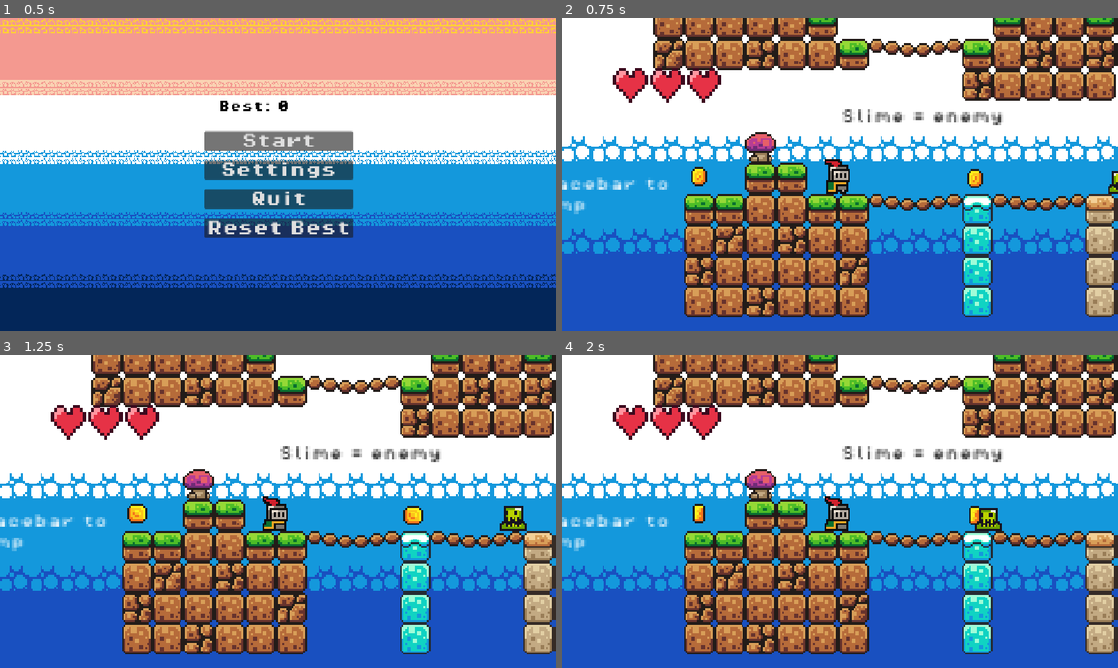
Above: before the commit, frames 1-4 (two rows, left to right).
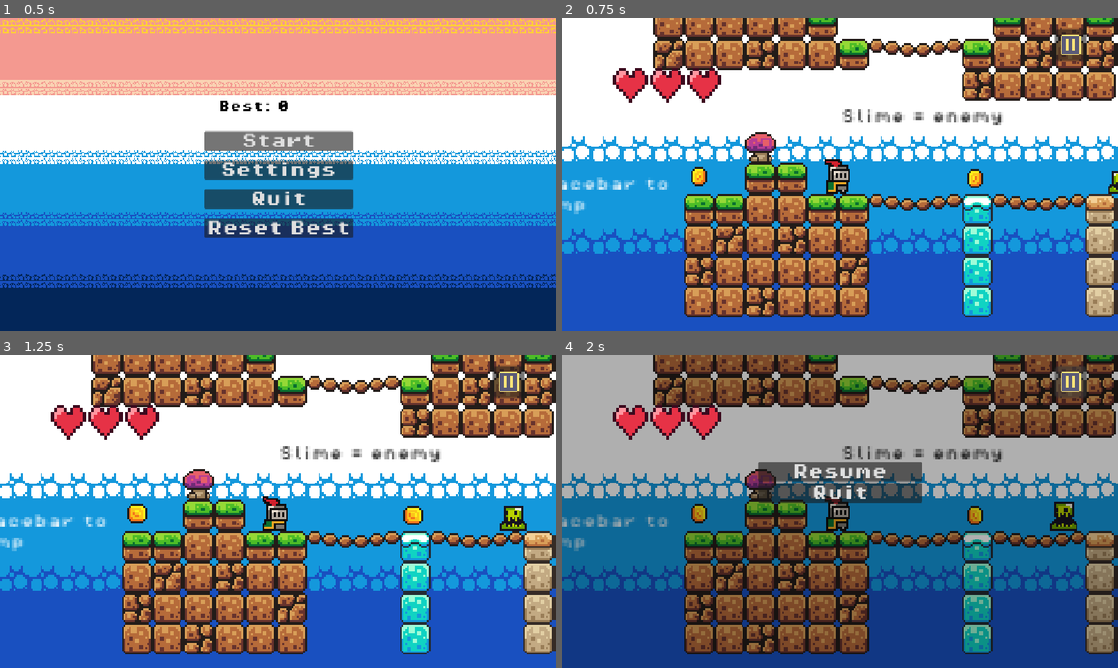
Above: after the commit, the same moments.

Repository: sparklydinosaur310-design/My-cool-game
Game: Godot game, scene res://scenes/menu.tscn
Same seed, same stepped clock (60 frames per second), same inputs: the game is played once before the commit and once after it.
Inputs (mouse positions are in pixels of both pictures, inside the frame that each line leads up to):
- Up to frame 1 (0.5 s): no input
- Up to frame 2 (0.75 s): click "Start" at 0.5 s
- Up to frame 3 (1.25 s): no input
- Up to frame 4 (2 s): click (1067, 383) at 1.27 s

Frame 1 is identical in both runs. In frame 2, 0.5% of the frame differs, in the area x 88-95%, y 3-14%; in frame 3, 0.5%; in frame 4, 90%, in the area x 0-100%, y 0-100%.

Commit message:
made pause button while playing game

Diff:
--- a/my-cool-game/scenes/game.tscn
+++ b/my-cool-game/scenes/game.tscn
@@ -12,6 +12,7 @@
 [ext_resource type="PackedScene" uid="uid://ck8hu4ogp6fxa" path="res://scenes/pause_menu.tscn" id="10_vtaks"]
 [ext_resource type="Script" uid="uid://tl5vr4o6od8l" path="res://scripts/h_box_container.gd" id="11_dinhu"]
 [ext_resource type="Texture2D" uid="uid://dwkxx0cacubkr" path="res://assets/sprites/db84d775-14b7-492f-acfe-3fd3d2432ebd.png" id="11_kvpfn"]
+[ext_resource type="Texture2D" uid="uid://bjvp0tt3ch8b8" path="res://assets/d604594c-d138-49ad-97f1-0b27dfdf9cc4.png" id="13_kvuet"]
 
 [sub_resource type="WorldBoundaryShape2D" id="WorldBoundaryShape2D_xrivr"]
 distance = -34.0
@@ -542,3 +543,15 @@
 layout_mode = 2
 texture = ExtResource("11_kvpfn")
 expand_mode = 2
+
+[node name="PauseButton" type="Button" parent="CanvasLayer" unique_id=77225460]
+offset_left = 1021.0
+offset_top = 23.0
+offset_right = 1043.0
+offset_bottom = 45.0
+scale = Vector2(3, 3)
+icon = ExtResource("13_kvuet")
+icon_alignment = 1
+
+[connection signal="pressed" from="CanvasLayer/PauseButton" to="GameManager" method="_on_pause_button_pressed"]
+[connection signal="pressed" from="CanvasLayer/PauseButton" to="CanvasLayer/pausemenu" method="_on_pause_button_pressed"]
--- a/my-cool-game/scripts/pause_menu.gd
+++ b/my-cool-game/scripts/pause_menu.gd
@@ -20,3 +20,7 @@
 func _on_quit_button_pressed() -> void:
 	get_tree().paused = false
 	get_tree(). change_scene_to_file("res://scenes/menu.tscn")
+
+func  _on_pause_button_pressed() -> void:
+	get_tree().paused = true
+	visible = true
Binary file added: my-cool-game/assets/d604594c-d138-49ad-97f1-0b27dfdf9cc4.png
Not shown, added: my-cool-game/assets/d604594c-d138-49ad-97f1-0b27dfdf9cc4.png.import
Binary file added: my-cool-game/scenes/images.jpg
Not shown, added: my-cool-game/scenes/images.jpg.import
